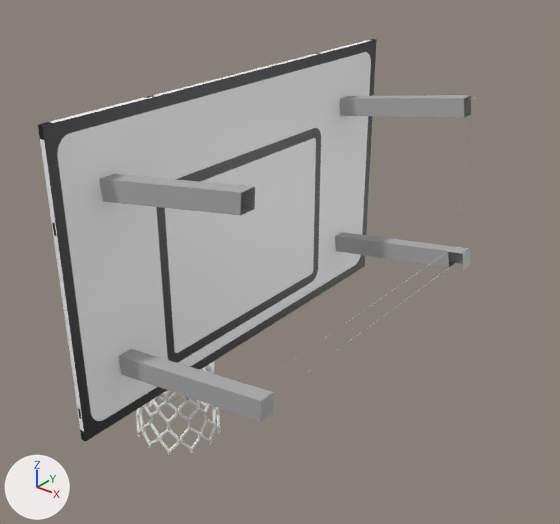
The Blender file props/koripallokori.blend: old version first, new version second.
Camera for both pictures: a 50 mm lens placed at (1.92, -2.01, 3.4), pointed at (0.17, 0.18, 2.04). The axes (+X, +Y, +Z) are drawn at lower left. The lights are the same throughout.
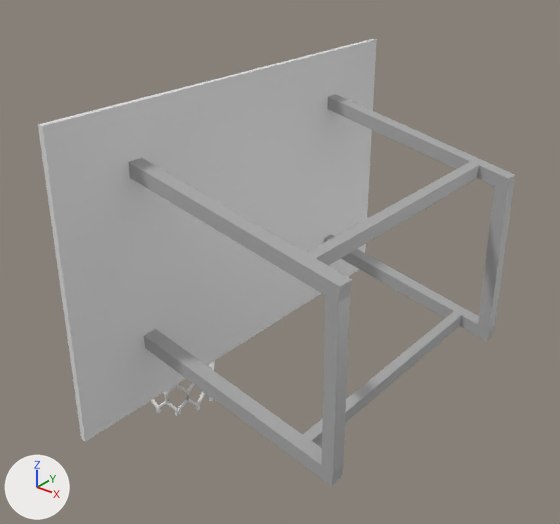
What differs and where, as boxes (x1, y1, x2, y2) in the pictures (560 x 524 px):
'Cube.002', added: after (129, 94, 515, 486)
'Cube.003', deleted: before (99, 95, 471, 422)
'Hoop', reshaped: before (136, 361, 221, 455); after (151, 361, 215, 416)
part 1 of me_cube, recoloured: (38, 39, 377, 442) in both
part 2 of me_torus, deleted: before (136, 392, 221, 455)
part 3 of me_torus, deleted: before (139, 404, 213, 426)

The change, as a list of edits to the scene's bpy script:
```text
Add mat_textuuri_001:
    mat_textuuri_001 = bpy.data.materials.new('Textuuri.001')
    # nodes: BsdfAnisotropic, BsdfDiffuse, MixShader, OutputMaterial
Change me_cube:
    where me_cube.from_pydata(...)  # 8 vertices, 6 faces; spans x -1.0..-0.92, y -1.0..1.0, z -1.0..1.0
    used by ob_cube; location = (0.343, 0.057, 2.267); scale = (0.25, 0.85, 0.54)
    me_cube part 1: all 5 faces centred in x -0.96..-0.92, y -1.0..1.0, z -1.0..1.0 switch from mat_textuuri to mat_textuuri_001
Change me_torus:
    used by ob_hoop; location = (-0.336, 0.036, 1.786); scale = (0.347, 0.343, 0.343)
    remove me_torus.from_pydata(...)  # 7010 vertices, 6300 faces, 120 loose edges; spans x -1.03..1.03, y -1.03..1.03, z -2.1..0.04
    add me_torus.from_pydata(...)  # 4850 vertices, 4284 faces, 120 loose edges; spans x -1.03..1.03, y -1.03..1.03, z -1.49..0.04
    me_torus part 2: 24 loose pieces with 1584 vertices, spanning x -0.62..0.6, y -0.57..0.56, z -2.1..-1.66, are deleted
    me_torus part 3: 576 vertices removed from x -0.56..0.53, y -0.51..0.5, z -1.66..-1.58
Add me_cube_002:
    me_cube_002.from_pydata(...)  # 92 vertices, 96 faces; spans x -1.092..-0.281, y -1.077..0.039, z -0.766..0.087
    me_cube_002.materials.append(mat_material_005)
Remove ob_cube_003:
    ob_cube_003 = bpy.data.objects.new('Cube.003', me_cube_004)
    ob_cube_003.location = (0.599, -0.045, 3.193)
    ob_cube_003.rotation_euler = (0.0, -0.157, 0.0)  # degrees (0, -9, 0)
    ob_cube_003.scale = (0.576, 0.576, 0.576)
Add ob_cube_002:
    ob_cube_002 = bpy.data.objects.new('Cube.002', me_cube_002)
    ob_cube_002.location = (1.196, 0.573, 2.542)
```
